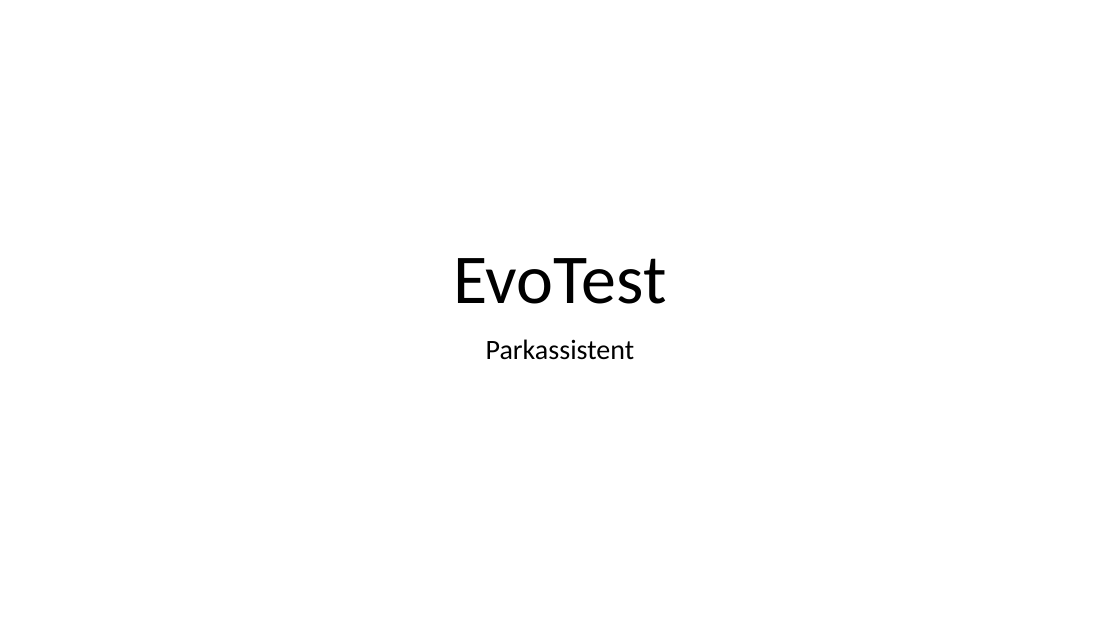
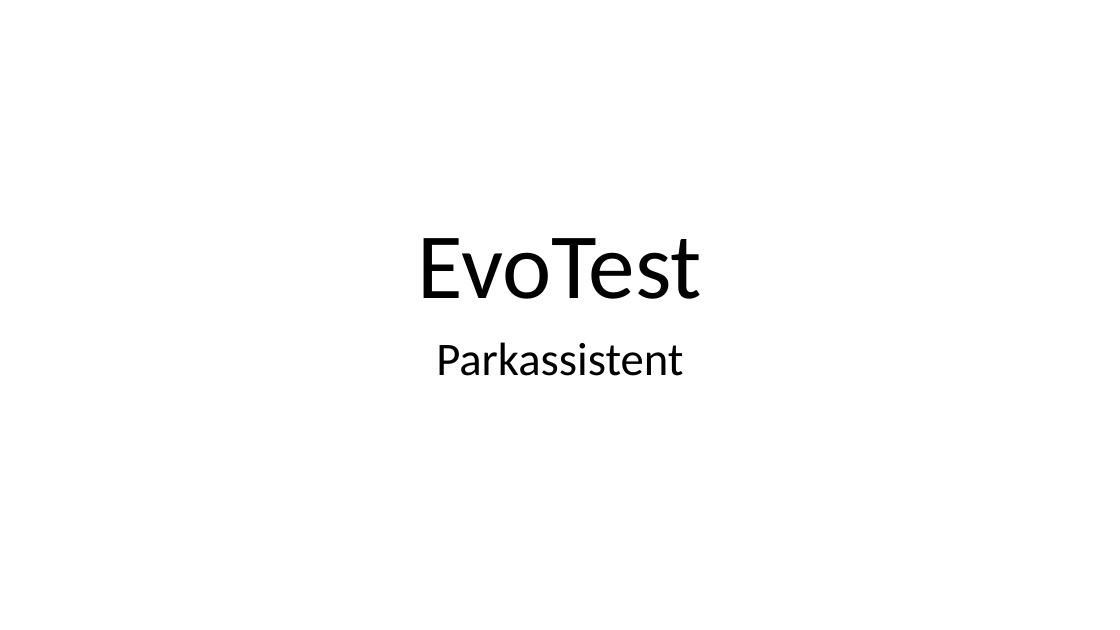
Before and after one commit to AlexBins/EvoTest, a slide deck: slide 1 of Präsentation_ex_2.odp. Drawn at 1120x630 pixels with LibreOffice and Linux fonts; fonts in the diff are those of the drawing. Boxes give left, top, right and bottom in pixels: in the first picture for what was removed or moved away, otherwise in the second. Text is boxed around its words. In the diff, an @@ line names an element or a change of style, - is before the commit and + after.

Commit message:
updated Presentation

```diff
--- a/Präsentation_ex_2.odp
+++ b/Präsentation_ex_2.odp
@@ title "EvoTest" at (x1=418, y1=238, x2=702, y2=299): size 60 to 80 pt @@
@@ subtitle "Parkassistent" at (x1=436, y1=342, x2=683, y2=376): size 24 to 40 pt @@
```
Also in this commit, not shown: 1 slide added.
